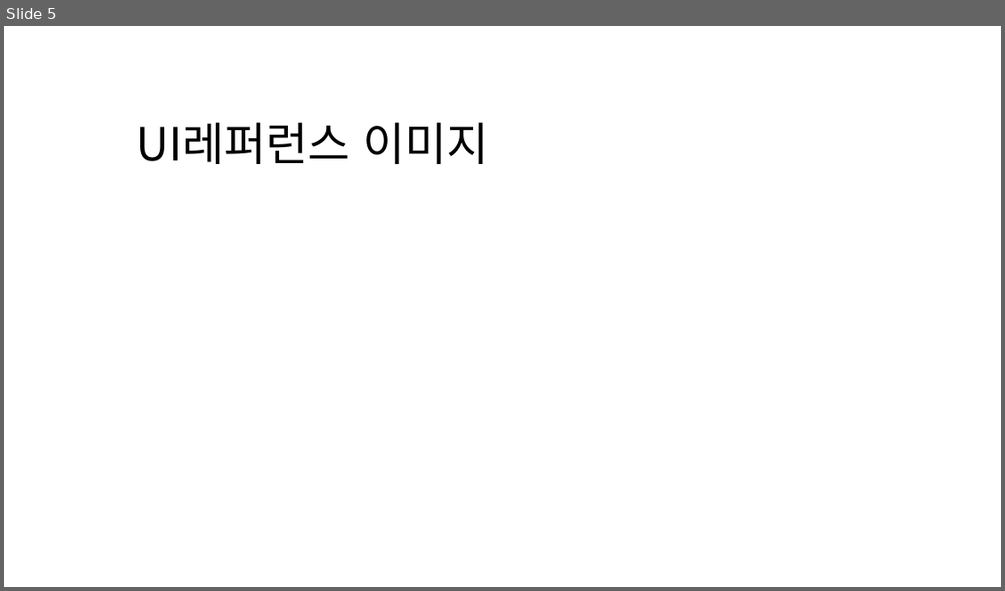
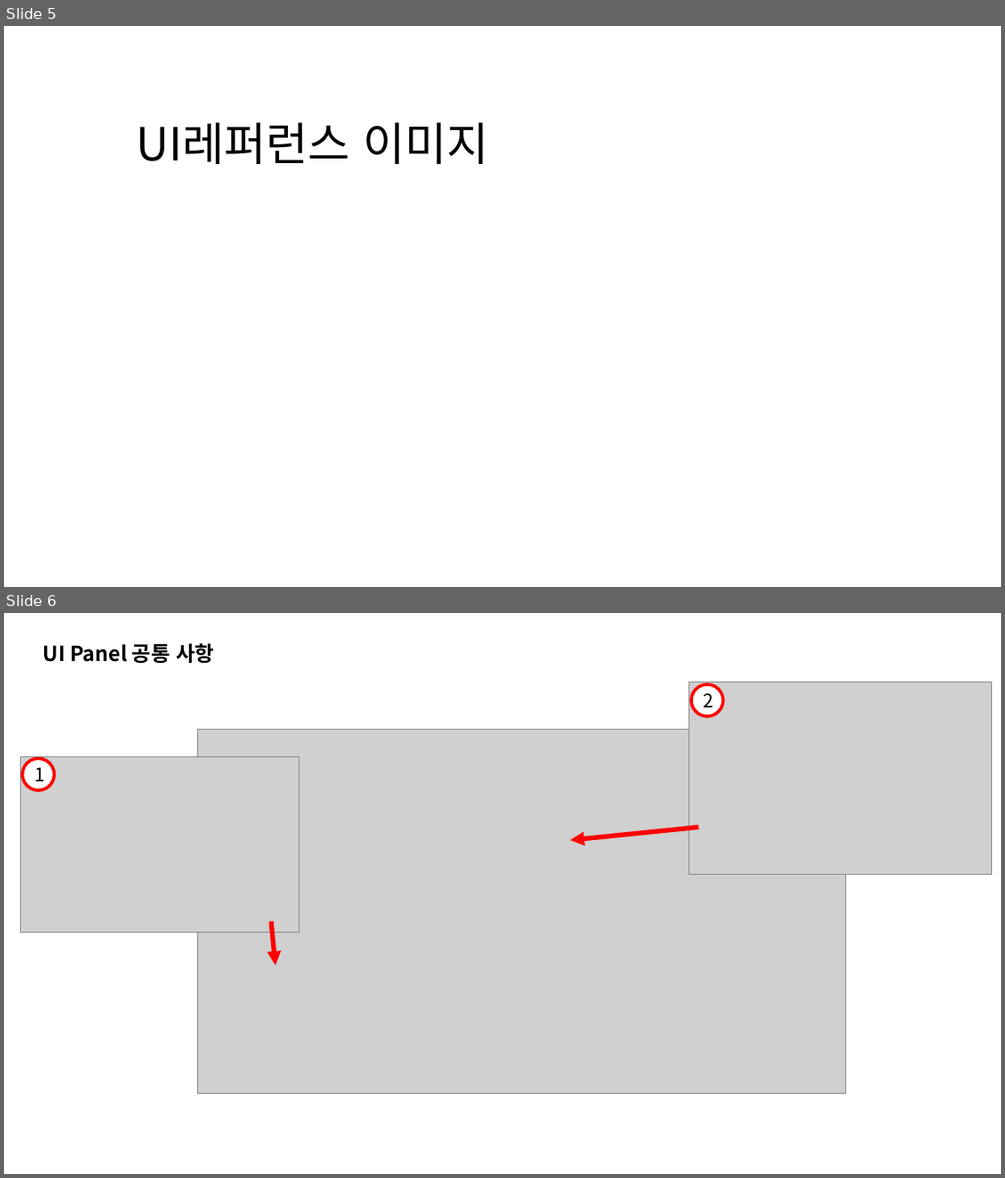
Before and after one commit to gws1017/BlackPotion, a slide deck: document/모델링 레퍼런스 문서.pptx. Shown one above the other, each under a label of ours: slide 5 before the commit, slides 5 and 6 after it. The pictures are 1005x591 and 1005x1178 pixels, drawn with LibreOffice and Linux fonts; fonts in the diff are those of the drawing; grey boxes stand for pictures. Boxes give left, top, right and bottom in pixels: in the first picture for what was removed or moved away, otherwise in the second. Text is boxed around its words. In the diff, an @@ line names an element or a change of style, - is before the commit and + after.

```diff
--- a/document/모델링 레퍼런스 문서.pptx
+++ b/document/모델링 레퍼런스 문서.pptx
@@ slide 6 added at (4, 613, 1001, 1174), background #FFFFFF @@
@@ text added at (43, 643, 214, 663), 20 pt, text #000000, bold @@
+UI Panel 공통 사항
@@ picture added at (689, 682, 993, 875) @@
@@ ellipse added at (691, 684, 723, 716), fill #FFFFFF, outline #FF0000 3 pt, 18 pt, text #000000 @@
+2
@@ picture added at (198, 729, 845, 1094) @@
@@ picture added at (20, 756, 299, 933) @@
@@ ellipse added at (23, 758, 55, 790), fill #FFFFFF, outline #FF0000 3 pt, 18 pt, text #000000 @@
+1
@@ arrow added from (699, 827) to (570, 840), #FF0000 4.5 pt @@
@@ arrow added from (271, 921) to (275, 965), #FF0000 4.5 pt @@
```
Also in this commit, not shown: 3 other slides added, 1 slide removed, 9 other files.
